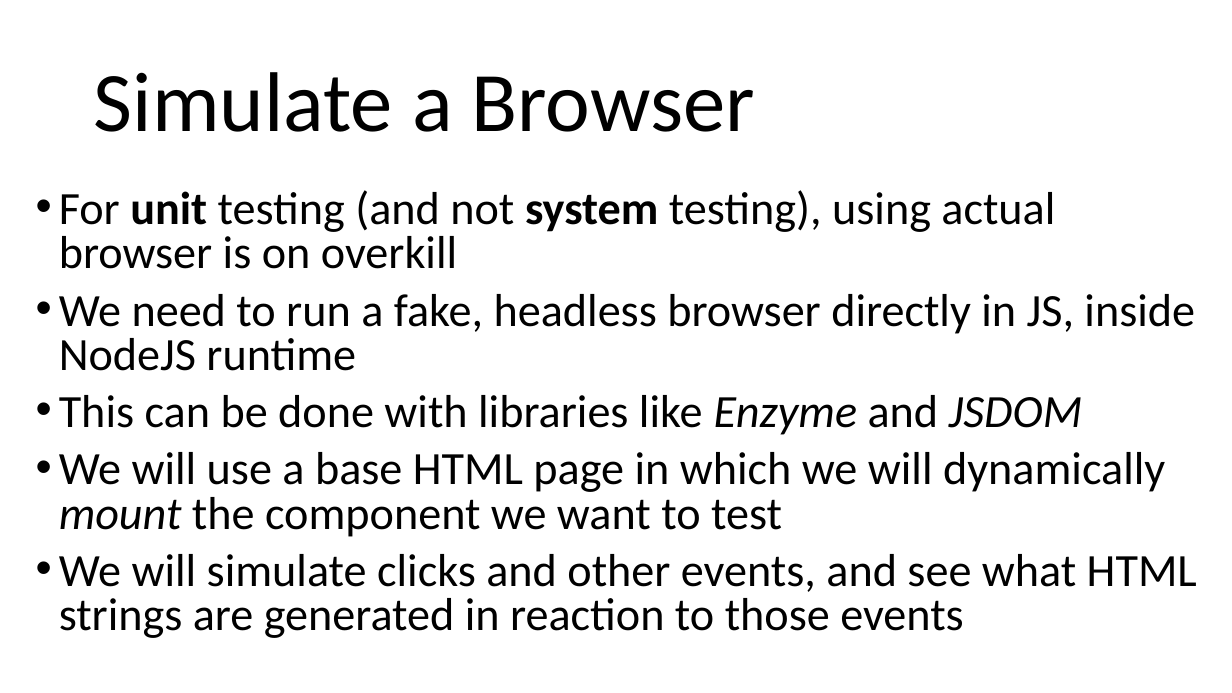
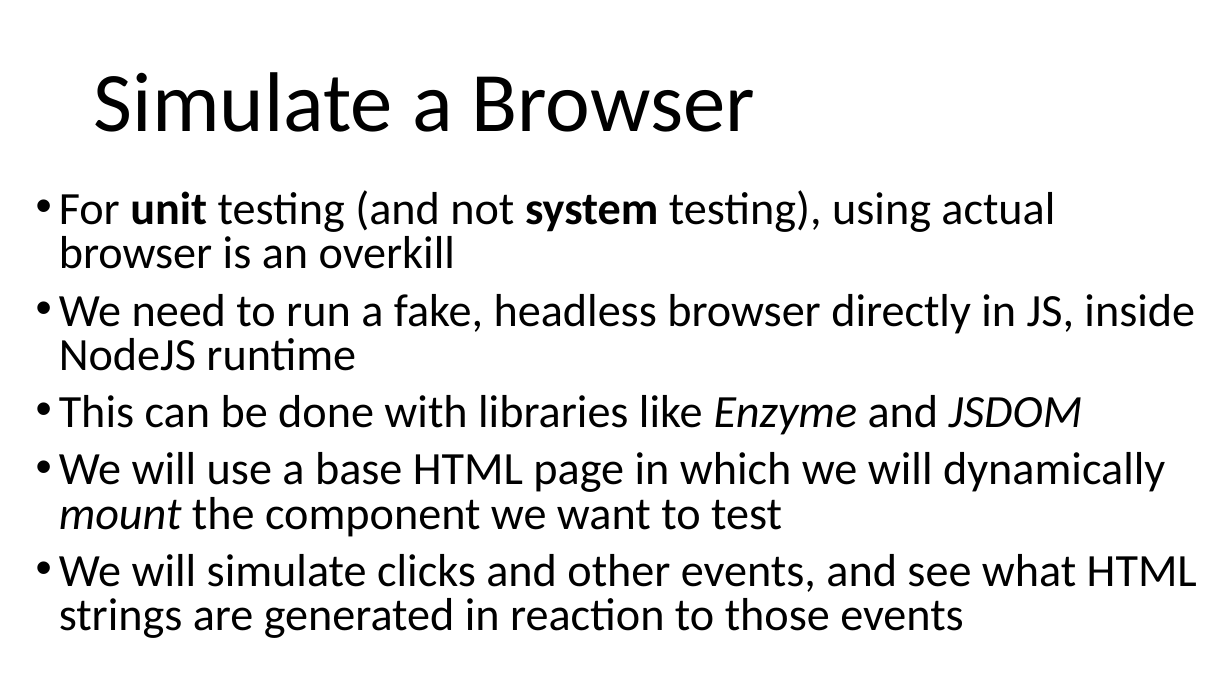
Before and after one commit to arcuri82/web_development_and_api_design, a slide deck: slide 9 of docs/slides/lesson_04.pptx. Drawn at 1232x693 pixels with LibreOffice and Linux fonts; fonts in the diff are those of the drawing. Boxes give left, top, right and bottom in pixels: in the first picture for what was removed or moved away, otherwise in the second. Text is boxed around its words. In the diff, an @@ line names an element or a change of style, - is before the commit and + after.

```diff
--- a/docs/slides/lesson_04.pptx
+++ b/docs/slides/lesson_04.pptx
@@ text at (59, 190, 1055, 269): text changed @@
-• For unit testing (and not system testing), using actual browser is on overkill
+• For unit testing (and not system testing), using actual browser is an overkill
```
Also in this commit, not shown: 2 other slides changed, 1 other file.
